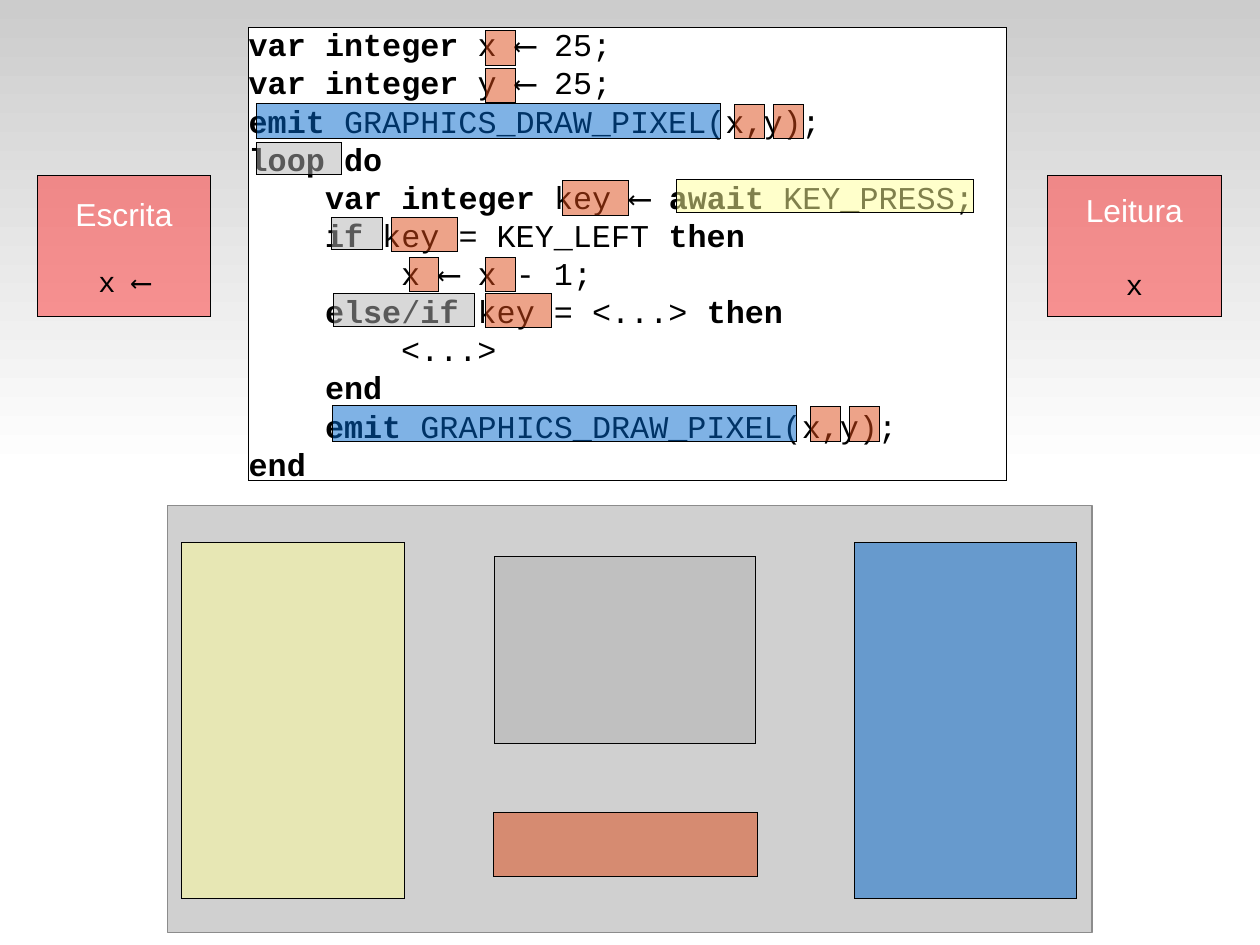
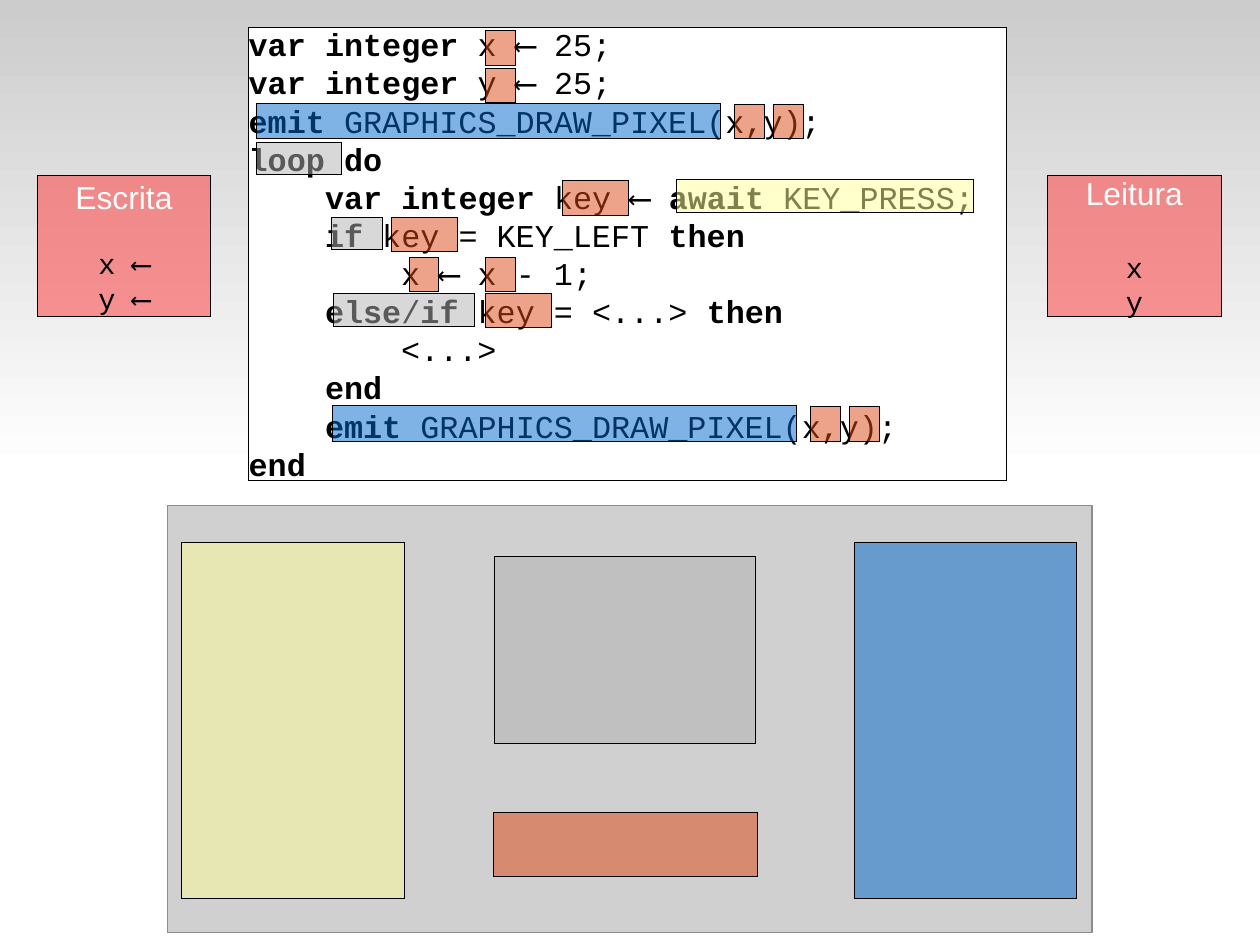
Before and after one commit to fsantanna-no/ceu-docs, a slide deck: slide 8 of pico-ceu.odp (slide 7 before the commit). Drawn at 1260x945 pixels with LibreOffice and Linux fonts; fonts in the diff are those of the drawing; grey boxes stand for pictures. Boxes give left, top, right and bottom in pixels: in the first picture for what was removed or moved away, otherwise in the second. Text is boxed around its words. In the diff, an @@ line names an element or a change of style, - is before the commit and + after.

```diff
--- a/pico-ceu.odp
+++ b/pico-ceu.odp
@@ text in rectangle at [98,294,115,315]: paragraph added @@
+y ⟵
@@ text in rectangle at [1126,297,1143,320]: paragraph added @@
+y
```
Also in this commit, not shown: 10 other slides changed, 2 slides added, 11 other files.
